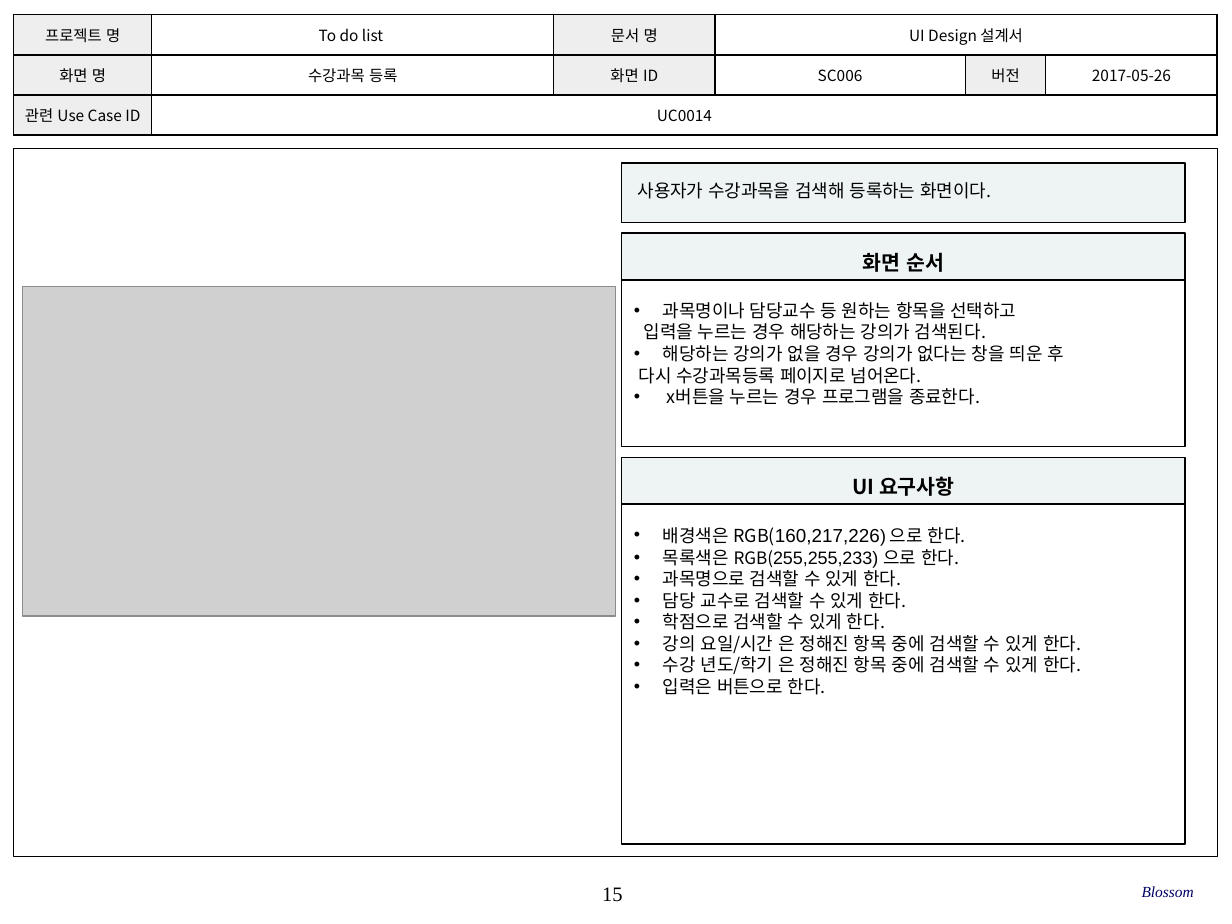
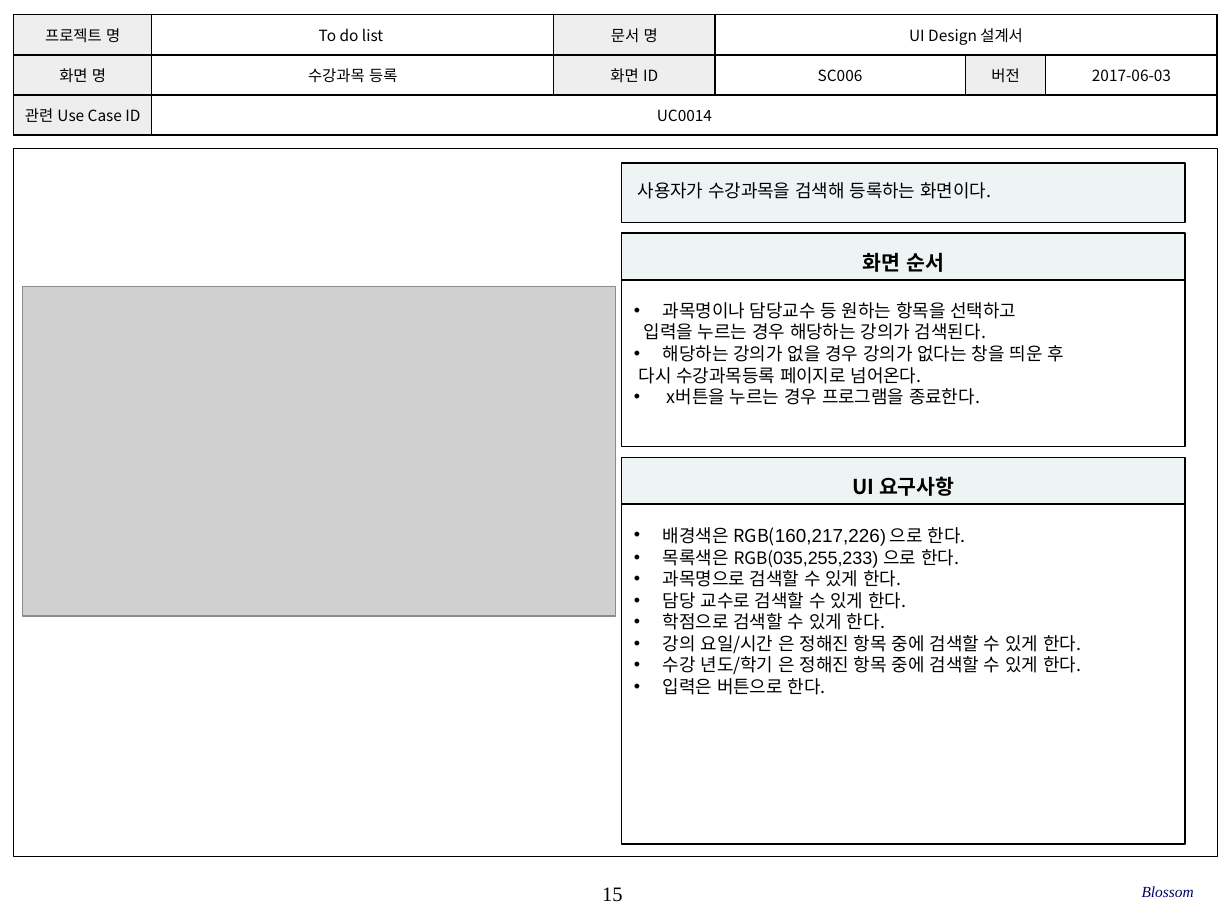
Before and after one commit to SE-admin/SE2017_6_blossom, a slide deck: slide 15 of doc/3_ 설계서/UI Design_6_blossom.pptx. Drawn at 1232x924 pixels with LibreOffice and Linux fonts; fonts in the diff are those of the drawing; grey boxes stand for pictures; background and template pictures are left out. Boxes give left, top, right and bottom in pixels: in the first picture for what was removed or moved away, otherwise in the second. Text is boxed around its words. In the diff, an @@ line names an element or a change of style, - is before the commit and + after.

```diff
--- a/doc/3_ 설계서/UI Design_6_blossom.pptx
+++ b/doc/3_ 설계서/UI Design_6_blossom.pptx
@@ table at [14,15,1216,136] @@
-row 2, column 6: 2017-05-26
+row 2, column 6: 2017-06-03
@@ text in rectangle at [663,549,959,568]: text changed @@
-• 목록색은 RGB(255,255,233) 으로 한다.
+• 목록색은 RGB(035,255,233) 으로 한다.
```
Also in this commit, not shown: 19 other slides changed.
